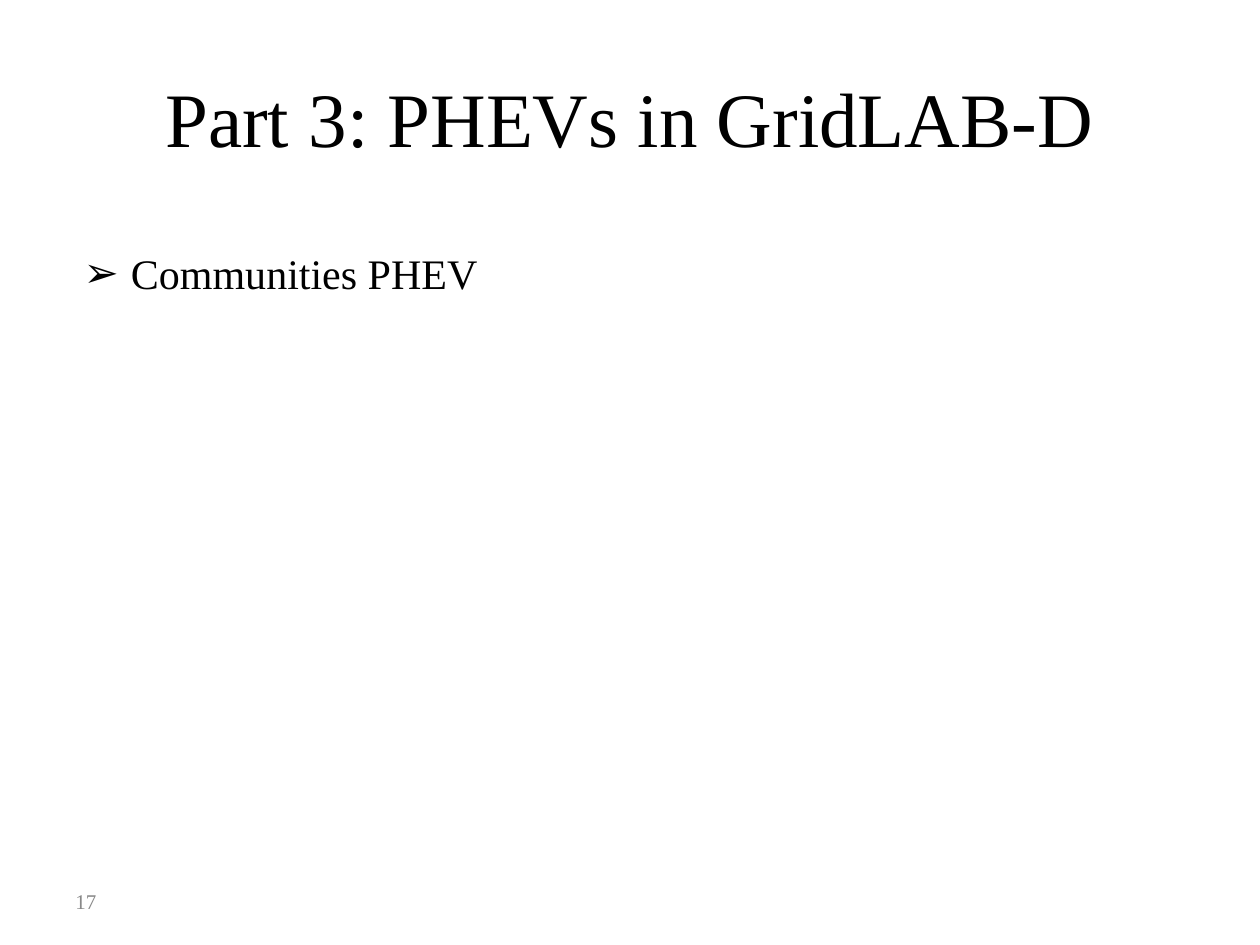
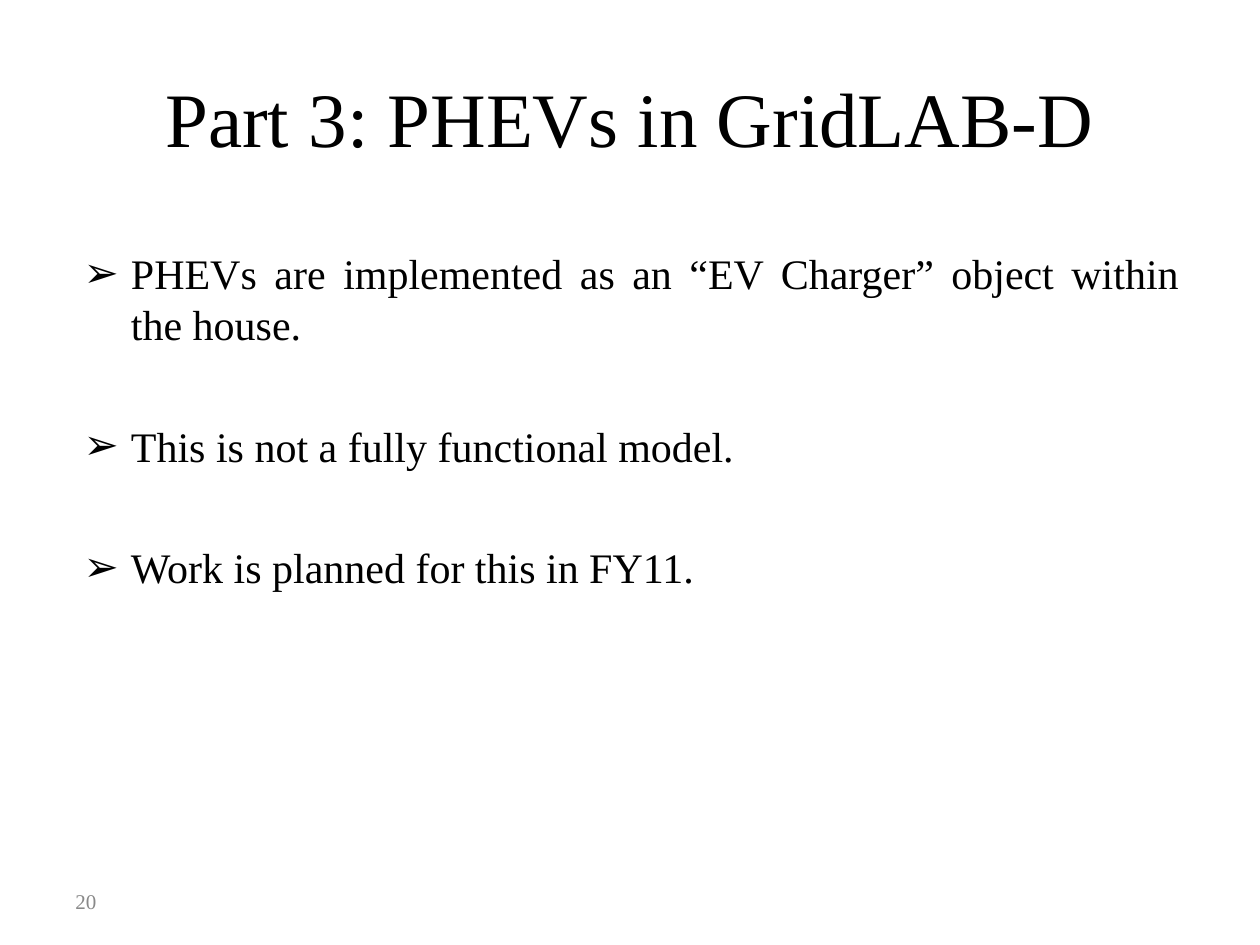
Before and after one commit to gridlab-d/course, a slide deck: slide 20 of Distribution_Analysis_Course/4.0 - Energy_Storage_and_PHEVs.ppt (slide 17 before the commit). Drawn at 1260x945 pixels with LibreOffice and Linux fonts; fonts in the diff are those of the drawing. Boxes give left, top, right and bottom in pixels: in the first picture for what was removed or moved away, otherwise in the second. Text is boxed around its words. In the diff, an @@ line names an element or a change of style, - is before the commit and + after.

```diff
--- a/Distribution_Analysis_Course/4.0 - Energy_Storage_and_PHEVs.ppt
+++ b/Distribution_Analysis_Course/4.0 - Energy_Storage_and_PHEVs.ppt
@@ text at <box>131,260,1178,592</box>: text changed @@
-➢ Communities PHEV
+➢ PHEVs are implemented as an “EV Charger” object within the house.
+➢ This is not a fully functional model.
+➢ Work is planned for this in FY11.
@@ page number at <box>75,895,96,909</box>: text changed @@
-17
+20
```
Also in this commit, not shown: 4 slides added, 3 slides removed.
